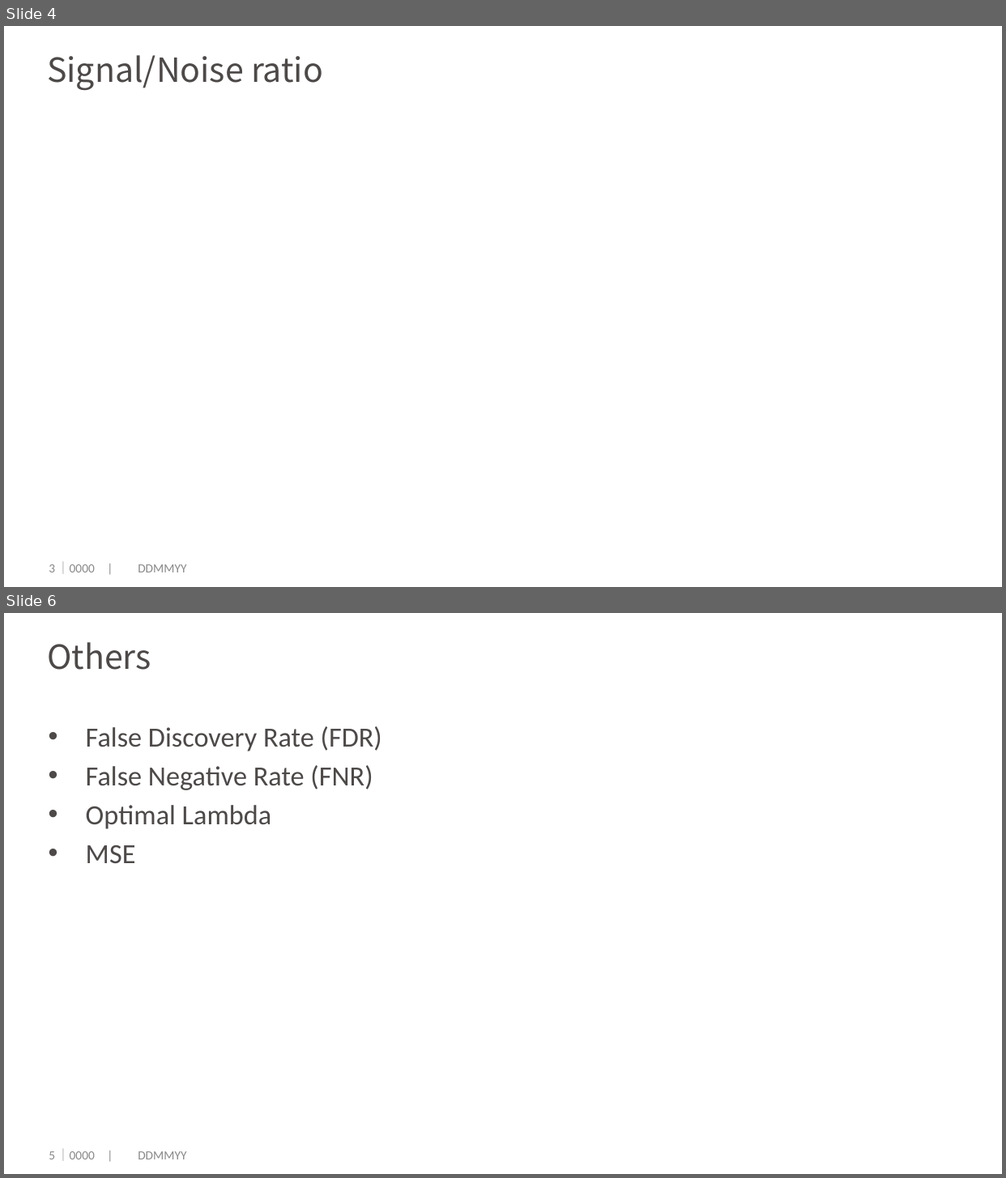
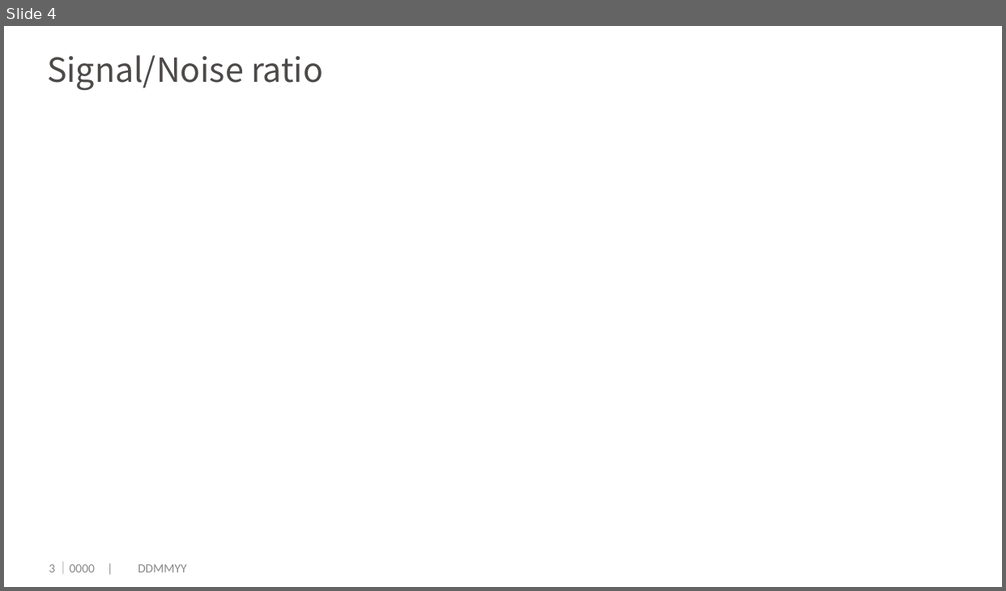
Before and after one commit to dengwx11/GroupLasso, a slide deck: manu & slides/814.pptx. Shown one above the other, each under a label of ours: slides 4 and 6 before the commit, slide 4 after it; the slides between them are not shown. The pictures are 1006x1178 and 1006x591 pixels, drawn with LibreOffice and Linux fonts; fonts in the diff are those of the drawing; grey boxes stand for pictures; background and template pictures are left out. Boxes give left, top, right and bottom in pixels: in the first picture for what was removed or moved away, otherwise in the second. Text is boxed around its words. In the diff, an @@ line names an element or a change of style, - is before the commit and + after.

```diff
--- a/manu & slides/814.pptx
+++ b/manu & slides/814.pptx
@@ slide 6 removed at box(4, 613, 1002, 1174), background #FFFFFF @@
@@ title removed at box(47, 642, 151, 670) @@
-Others
@@ text removed at box(86, 726, 382, 863) @@
-• False Discovery Rate (FDR)
-• False Negative Rate (FNR)
-• Optimal Lambda
-• MSE
@@ page number removed at box(49, 1152, 55, 1160) @@
-5
@@ text removed at box(57, 1149, 186, 1161) @@
-｜0000 | DDMMYY
```
Also in this commit, not shown: 4 slides changed, 13 slides added, 11 other slides removed, 9 other files.
